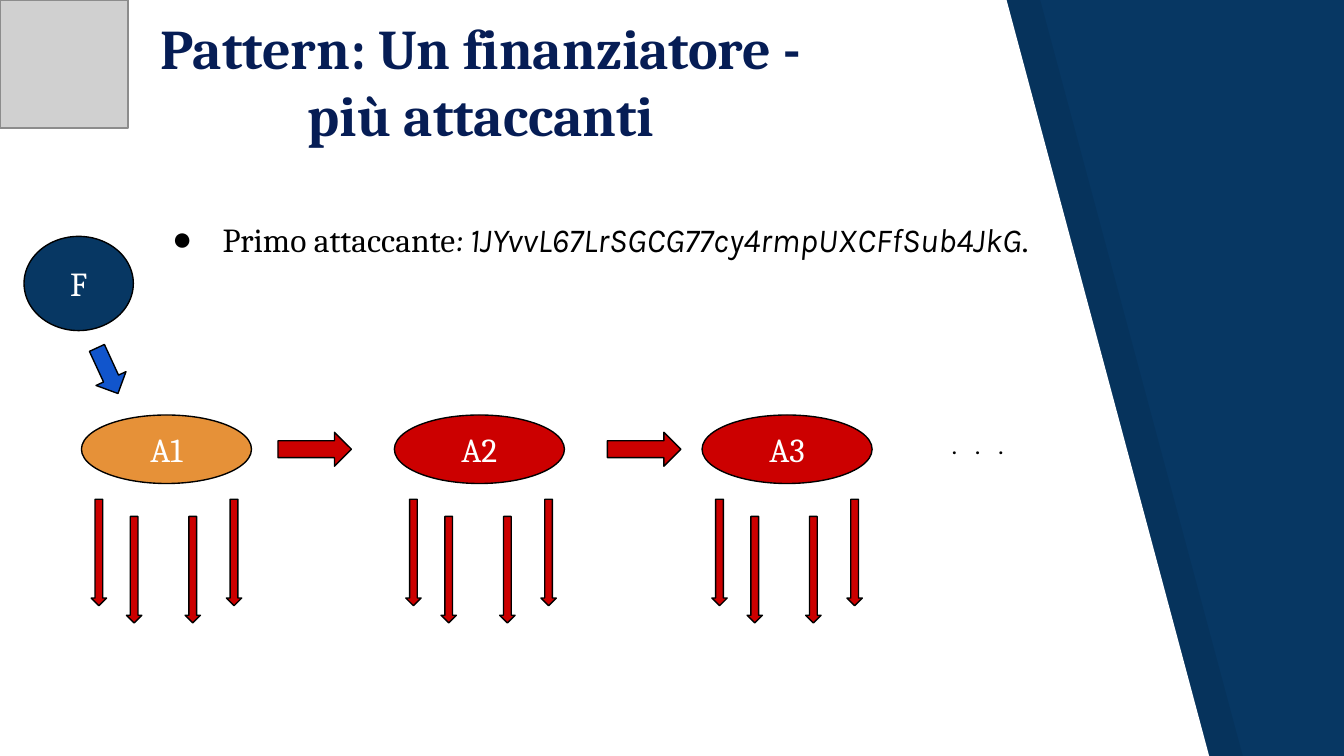
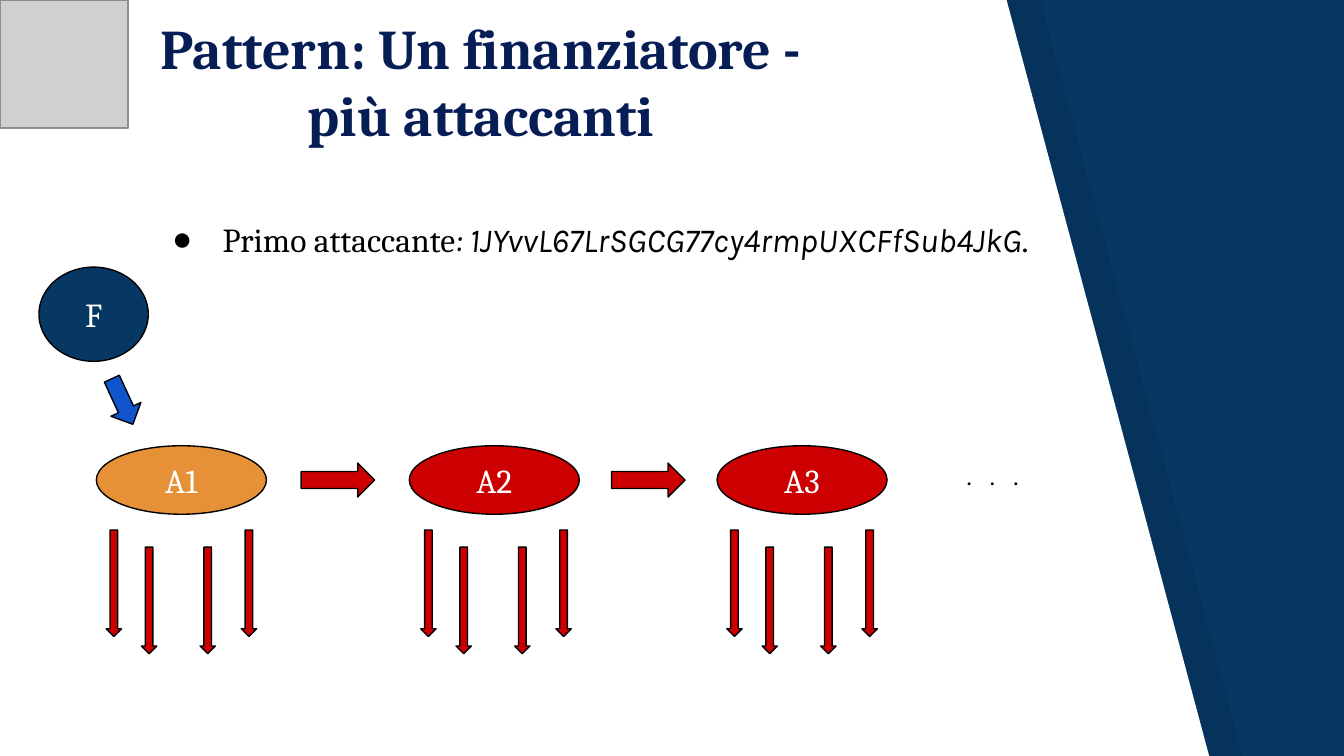
Before and after one commit to JacopoRaffi/Dust_Attack_Analysis, a slide deck: slide 20 of Dust Attack .pptx. Drawn at 1344x756 pixels with LibreOffice and Linux fonts; fonts in the diff are those of the drawing; grey boxes stand for pictures. Boxes give left, top, right and bottom in pixels: in the first picture for what was removed or moved away, otherwise in the second. Text is boxed around its words. In the diff, an @@ line names an element or a change of style, - is before the commit and + after.

```diff
--- a/Dust Attack .pptx
+++ b/Dust Attack .pptx
@@ right arrow: place and size @@
-right arrow at <box>278,433,352,466</box>
+right arrow at <box>301,464,375,497</box>
@@ right arrow: place and size @@
-right arrow at <box>607,433,681,466</box>
+right arrow at <box>612,464,685,497</box>
@@ 12 down arrows, 4 ellipses, 1 text, 1 right arrow: place and size @@
-12 down arrows, 4 ellipses, 1 text, 1 right arrow at <box>24,237,1042,622</box>
+12 down arrows, 4 ellipses, 1 text, 1 right arrow at <box>39,267,1056,653</box>
```
Also in this commit, not shown: 1 other slide changed, 1 other file.
